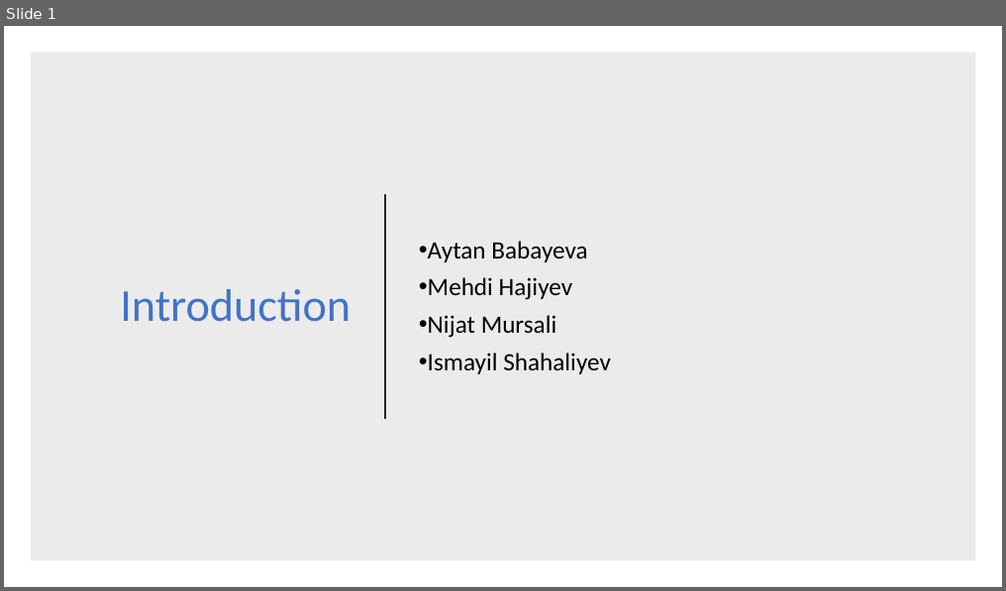
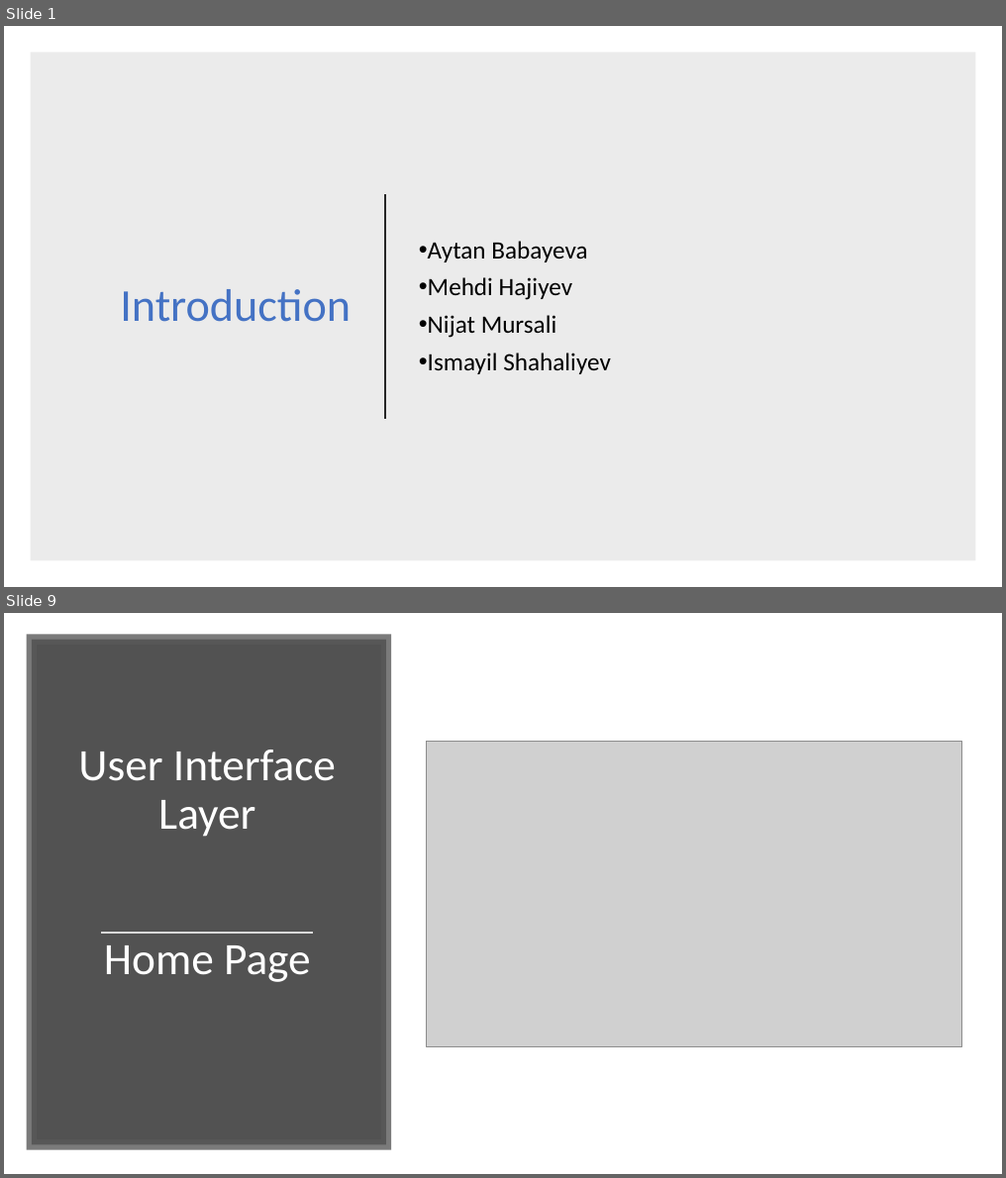
Before and after one commit to nijatmursali/ObjectOriented, a slide deck: Presentation.pptx. Shown one above the other, each under a label of ours: slide 1 before the commit, slides 1 and 9 after it; the slides between them are not shown. The pictures are 1006x591 and 1006x1178 pixels, drawn with LibreOffice and Linux fonts; fonts in the diff are those of the drawing; grey boxes stand for pictures. Boxes give left, top, right and bottom in pixels: in the first picture for what was removed or moved away, otherwise in the second. Text is boxed around its words. In the diff, an @@ line names an element or a change of style, - is before the commit and + after.

```diff
--- a/Presentation.pptx
+++ b/Presentation.pptx
@@ slide 9 added at (x1=4, y1=613, x2=1002, y2=1174), background #FFFFFF @@
@@ rectangle added at (x1=32, y1=639, x2=386, y2=1146), fill #404040 at 90% opacity, outline #595959 10 pt @@
@@ title added at (x1=78, y1=750, x2=336, y2=982), 43.2 pt, text #FFFFFF @@
+User Interface Layer
+Home Page
@@ picture added at (x1=426, y1=741, x2=963, y2=1048) @@
@@ line added from (101, 934) to (313, 934), #D9D9D9 1.75 pt @@
```
Also in this commit, not shown: 10 other slides added, 3 slides removed.
